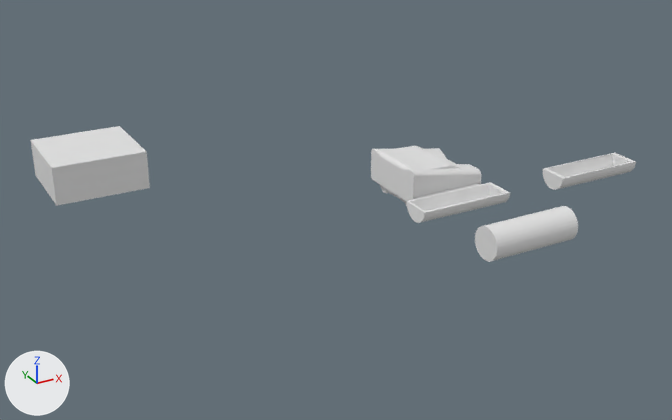
A saved change to the Blender file case.blend.
Camera for both pictures: a camera (50 mm lens) standing at (-386.0, -557.0, 273.0) and looking at (-94.0, -28.0, 8.0). The lights are fixed; the arrows at lower left show +X, +Y and +Z.

The scene before the commit, as lines of its bpy script (objects in view):
```python
me_cube = bpy.data.meshes.new('Cube')
me_cube.from_pydata(...)  # 274 vertices, 203 faces; spans x -1.36..1.37, y -2.02..1.1, z -8.29..5.08
me_cube.materials.append(mat_material)  # white #e7e7e7
me_cube_003 = bpy.data.meshes.new('Cube.003')
me_cube_003.from_pydata(...)  # 393 vertices, 332 faces; spans x -1100.0..2117.0, y -896.0..2242.0, z -341.0..1000.0
me_cylinder_002 = bpy.data.meshes.new('Cylinder.002')
me_cylinder_002.from_pydata(...)  # a 32-sided cylinder along z spanning x -12.0..12.0, y -12.0..12.0, z -34.5..34.5
ob_cube = bpy.data.objects.new('Cube', me_cube)
ob_cube.location = (-0.1, 0.0, 0.3)
ob_cube.scale = (28.0, 28.0, 1.0)
ob_cube_001 = bpy.data.objects.new('Cube.001', me_cube_003)
ob_cube_001.location = (-10.0, -13.1, 6.7)
ob_cube_001.scale = (0.0192, 0.0192, 0.0192)
ob_cylinder = bpy.data.objects.new('Cylinder', me_cylinder_002)
ob_cylinder.location = (2.9, -118.7, 5.4)
ob_cylinder.rotation_euler = (0.0, 1.571, 0.0)  # degrees (0, 90, 0)
# also in view: 'Cube.002' at (-247.0, 39.0, 49.0); 'BottomBat' at (128.0, -44.0, 0.0)
```
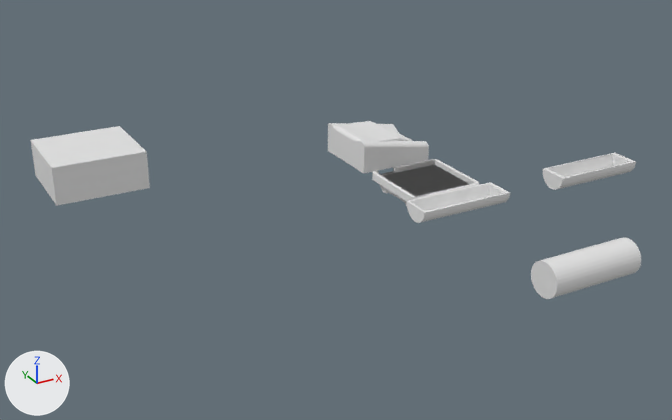
Diff of the bpy script that builds the scene:
```diff
--- a/case.blend.py
+++ b/case.blend.py
@@ ob_cube_001 @@
 ob_cube_001 = bpy.data.objects.new('Cube.001', me_cube_003)
-ob_cube_001.location = (-10.0, -13.1, 6.7)
+ob_cube_001.location = (-10.0, 58.4, 6.7)
 ob_cube_001.scale = (0.0192, 0.0192, 0.0192)
@@ ob_cylinder @@
 ob_cylinder = bpy.data.objects.new('Cylinder', me_cylinder_002)
-ob_cylinder.location = (2.9, -118.7, 5.4)
+ob_cylinder.location = (2.9, -176.4, 5.4)
 ob_cylinder.rotation_euler = (0.0, 1.571, 0.0)  # degrees (0, 90, 0)
```

Pixel boxes (x1, y1, x2, y2) of what changed, in the pictures (672 x 420 px):
'Cylinder', moved: before (475, 206, 578, 262); after (531, 237, 641, 299)
'Cube.001', moved: before (371, 146, 481, 201); after (328, 121, 429, 173)
